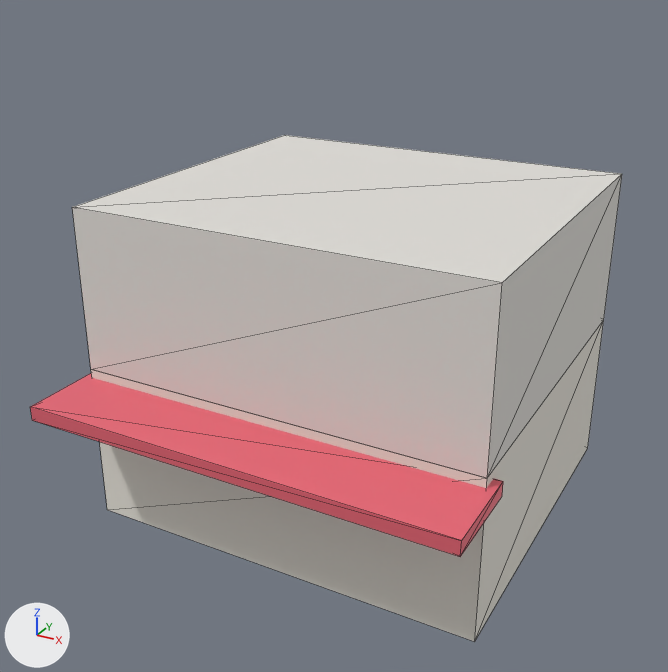
The glTF model public/models/city/ruko.glb as it was, and as the next commit left it.
Both versions are drawn from a 50 mm lens placed at (9.75, -19.25, 13.65), pointed at (-0.09, -1.35, 4.7). Arrows for +X, +Y and +Z are at lower left; the lights stay in place. The picture after the commit comes second. Mesh edges are drawn as thin lines.

The first picture shows 'awning', 'ground_floor', 'upper_floor'.
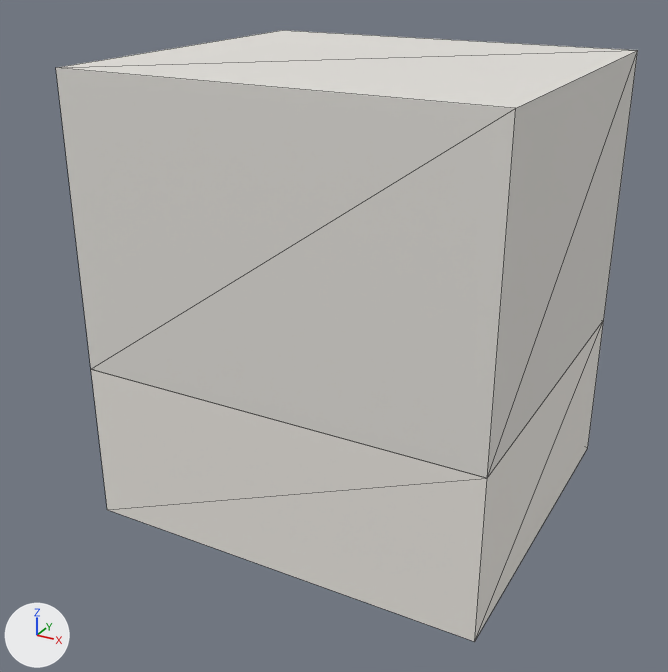
Location of each change, [x1, y1, x2, y2] in pixels of the pictures (668 x 672 px):
'upper_floors', added: after [56, 30, 638, 478]
'upper_floor', deleted: before [72, 135, 622, 478]
'awning', deleted (red): before [30, 373, 503, 557]

What changed in the scene script:
```text
Add mat_upper_floors_mat:
    mat_upper_floors_mat = principled_material('upper_floors_mat')
    mat_upper_floors_mat.base_color = (0.8, 0.78, 0.74)  # white #e7e5df
    mat_upper_floors_mat.metallic = 0.1
    mat_upper_floors_mat.roughness = 0.75
Add me_upper_floors:
    me_upper_floors.from_pydata(...)  # a box spanning x -5.0..5.0, y -4.5..4.5, z 4.0..11.0
    me_upper_floors.materials.append(mat_upper_floors_mat)  # white #e7e5df
Remove ob_upper_floor:
    ob_upper_floor = bpy.data.objects.new('upper_floor', me_upper_floor)
    ob_upper_floor.location = (0.0, 0.0, 0.0)
Remove ob_awning:
    ob_awning = bpy.data.objects.new('awning', me_awning)
    ob_awning.location = (0.0, 0.0, 0.0)
Add ob_upper_floors:
    ob_upper_floors = bpy.data.objects.new('upper_floors', me_upper_floors)
    ob_upper_floors.location = (0.0, 0.0, 0.0)
```
